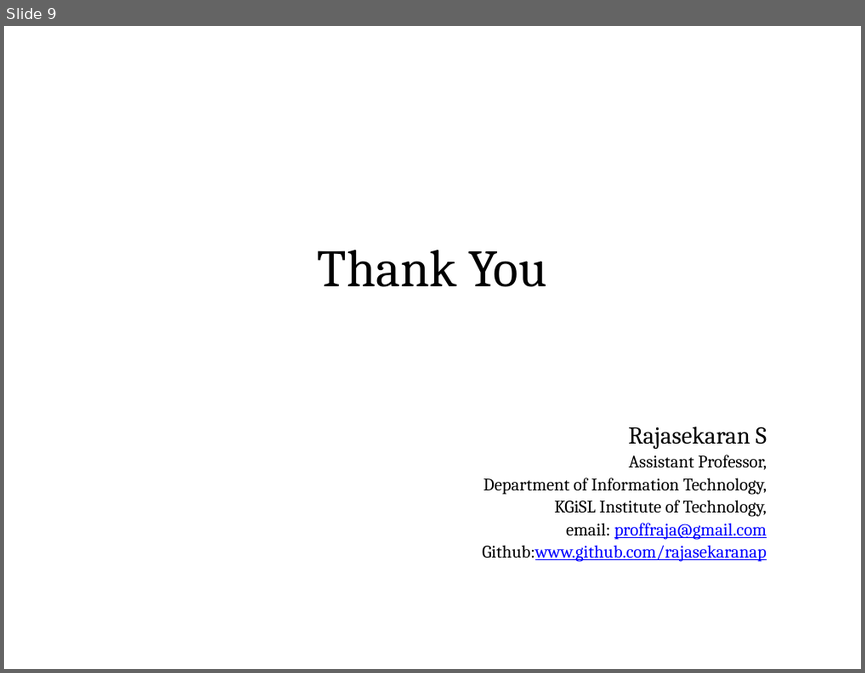
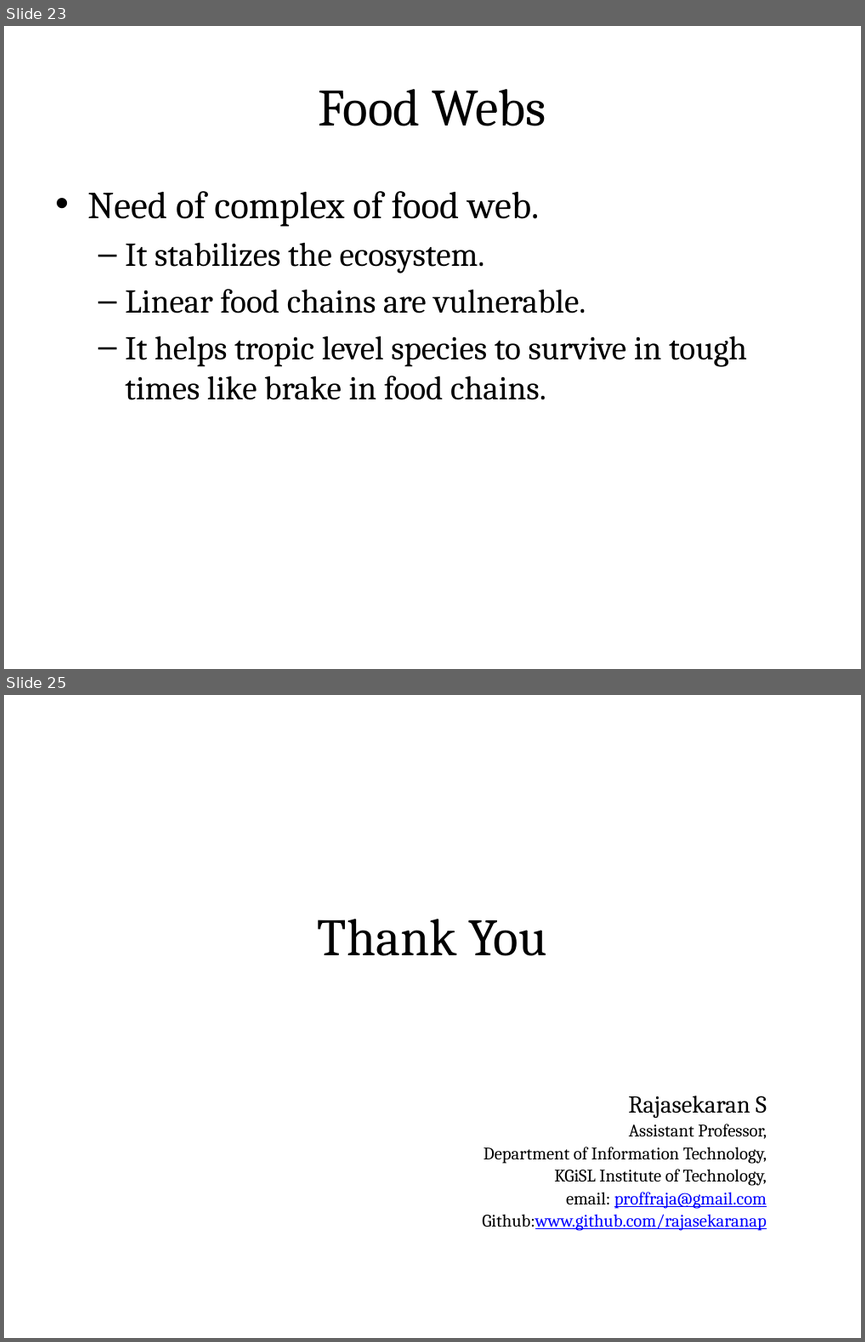
Before and after one commit to rajasekaran36/GE8291-Environmental-Science-and-Engineering, a slide deck: Slides/GE8291-U1.pptx. Shown one above the other, each under a label of ours: slide 9 before the commit, slides 23 and 25 after it; the slides between them are not shown. The pictures are 865x673 and 865x1342 pixels, drawn with LibreOffice and Linux fonts; fonts in the diff are those of the drawing. Boxes give left, top, right and bottom in pixels: in the first picture for what was removed or moved away, otherwise in the second. Text is boxed around its words. In the diff, an @@ line names an element or a change of style, - is before the commit and + after.

```diff
--- a/Slides/GE8291-U1.pptx
+++ b/Slides/GE8291-U1.pptx
@@ slide 23 added at (4,26,861,669), background #FFFFFF @@
@@ title added at (46,52,818,159), fill gradient #DAFDA7 to #E4FCC2 to #F5FFE7, outline #98B955 0.75 pt, 44 pt, text #000000 @@
+Food Webs
@@ text added at (87,191,747,400), 28 pt, text #000000 @@
+• Need of complex of food web.
+  – It stabilizes the ecosystem.
+  – Linear food chains are vulnerable.
+  – It helps tropic level species to survive in tough times like brake in food chains.
@@ what was slide 9 is now slide 25 @@
```
Also in this commit, not shown: 15 other slides added.
